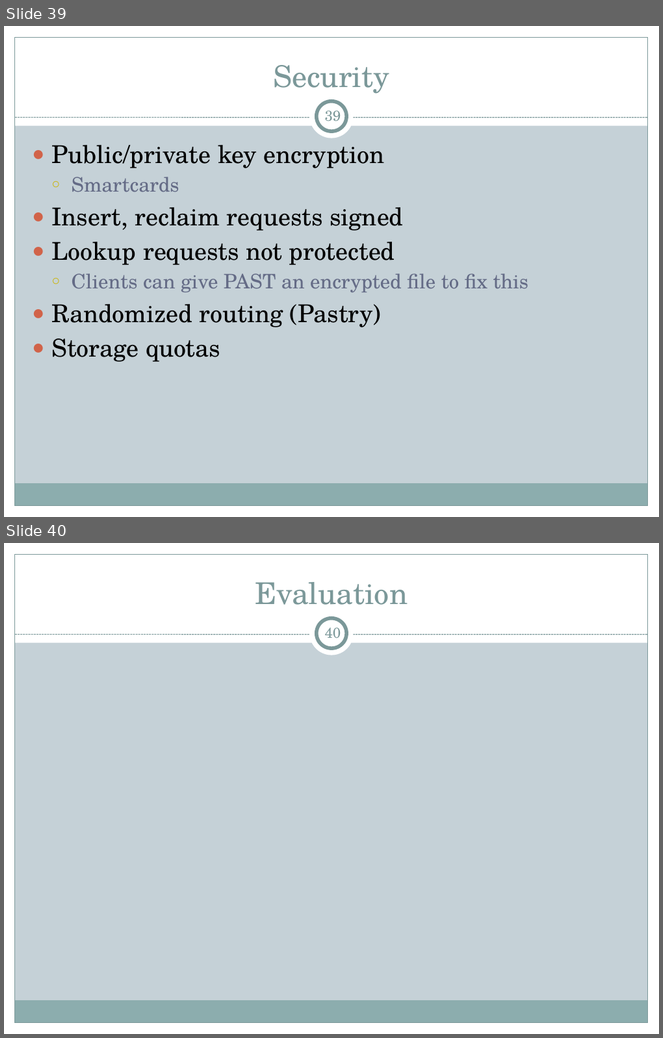
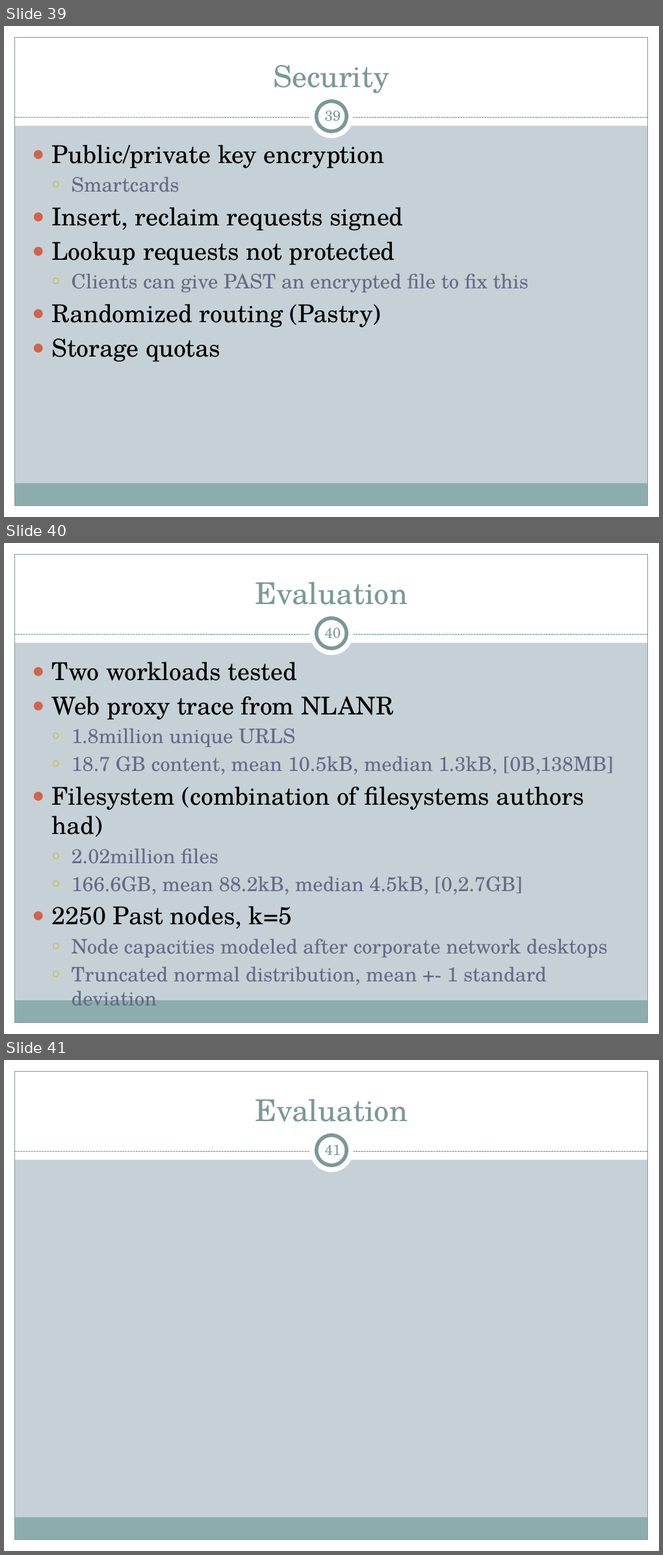
Before and after one commit to cs525-koala/documents, a slide deck: p2p/P2P Apps.pptx. Shown one above the other, each under a label of ours: slides 39 and 40 before the commit, slides 39, 40 and 41 after it. The pictures are 663x1038 and 663x1555 pixels, drawn with LibreOffice and Linux fonts; fonts in the diff are those of the drawing. Boxes give left, top, right and bottom in pixels: in the first picture for what was removed or moved away, otherwise in the second. Text is boxed around its words. In the diff, an @@ line names an element or a change of style, - is before the commit and + after.

Commit message:
presentation: introduce evaluation, experiment details

```diff
--- a/p2p/P2P Apps.pptx
+++ b/p2p/P2P Apps.pptx
@@ slide 40 added at box(4, 543, 659, 1034), background #C5D1D7; not listed: 9 template elements that a slide beside it also shows @@
@@ title added at box(255, 582, 408, 605), 33 pt, text #7C999A @@
+Evaluation
@@ page number added at box(325, 624, 341, 638), 16 pt, text #7C999A @@
+40
@@ text added at box(51, 662, 614, 985), 22 pt, text #646B86 @@
+● Two workloads tested
+● Web proxy trace from NLANR
+  ○ 1.8million unique URLS
+  ○ 18.7 GB content, mean 10.5kB, median 1.3kB, [0B,138MB]
+● Filesystem (combination of filesystems authors had)
+  ○ 2.02million files
+  ○ 166.6GB, mean 88.2kB, median 4.5kB, [0,2.7GB]
+● 2250 Past nodes, k=5
+  ○ Node capacities modeled after corporate network desktops
+  ○ Truncated normal distribution, mean +- 1 standard deviation
@@ what was slide 40 is now slide 41 @@
@@ page number at box(325, 1141, 341, 1155): text changed @@
-40
+41
```
